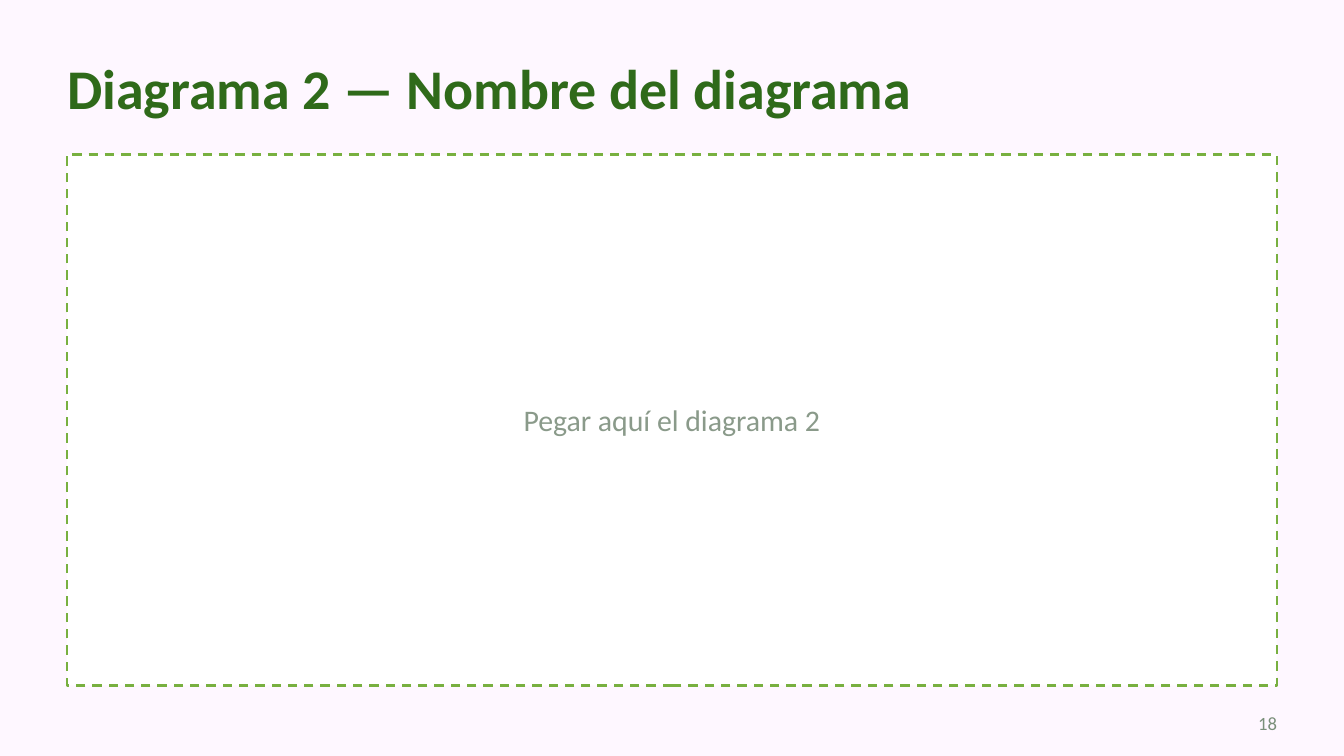
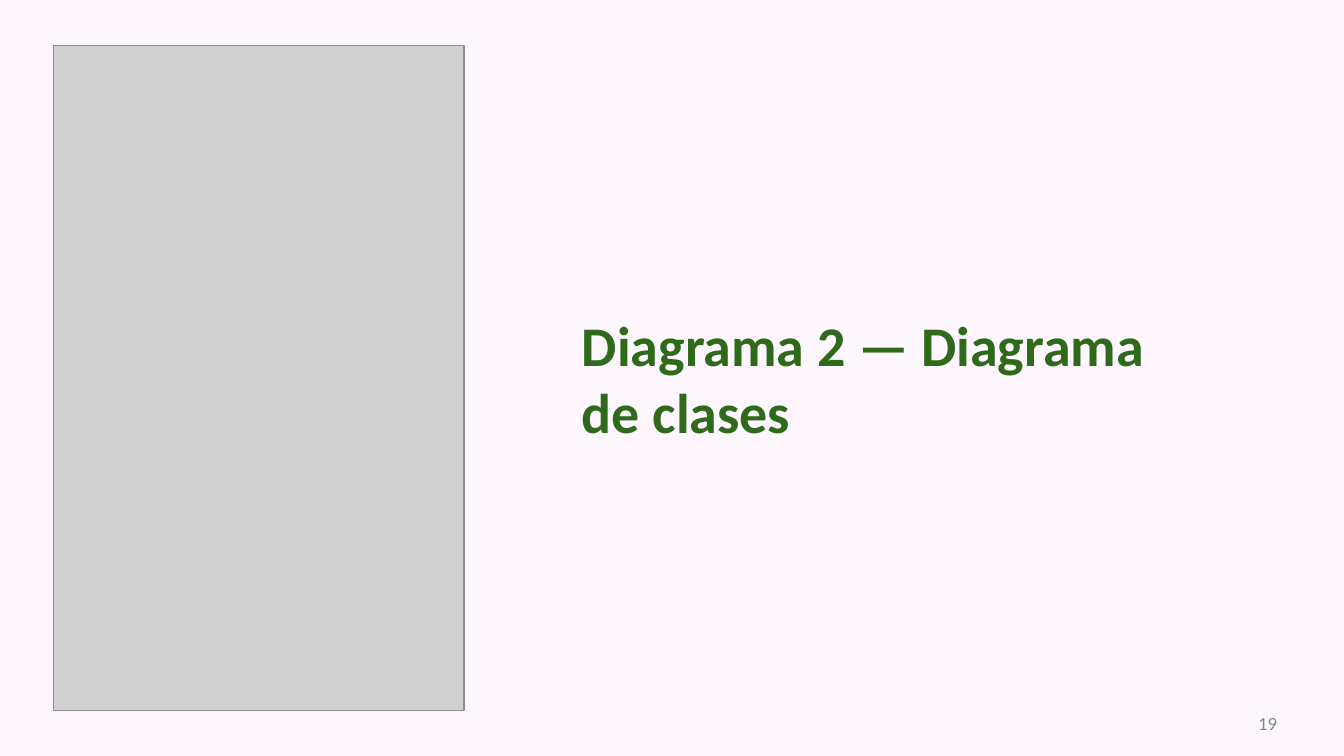
Before and after one commit to Zylohw/Leaf-Counter, a slide deck: slide 19 of docs/Presentacion/Leaf_Presentacion_v1.pptx (slide 18 before the commit). Drawn at 1344x756 pixels with LibreOffice and Linux fonts; fonts in the diff are those of the drawing; grey boxes stand for pictures. Boxes give left, top, right and bottom in pixels: in the first picture for what was removed or moved away, otherwise in the second. Text is boxed around its words. In the diff, an @@ line names an element or a change of style, - is before the commit and + after.

```diff
--- a/docs/Presentacion/Leaf_Presentacion_v1.pptx
+++ b/docs/Presentacion/Leaf_Presentacion_v1.pptx
@@ picture added at (54, 46, 464, 711) @@
@@ rectangle removed at (67, 155, 1277, 685) @@
@@ title at (582, 326, 1144, 434): text changed @@
-Diagrama 2 — Nombre del diagrama
+Diagrama 2 — Diagrama de clases
@@ text removed at (524, 410, 820, 436) @@
-Pegar aquí el diagrama 2
@@ page number at (1258, 718, 1277, 730): text changed @@
-18
+19
```
Also in this commit, not shown: 28 other slides changed, 2 slides added, 5 slides removed, 1 other file.
